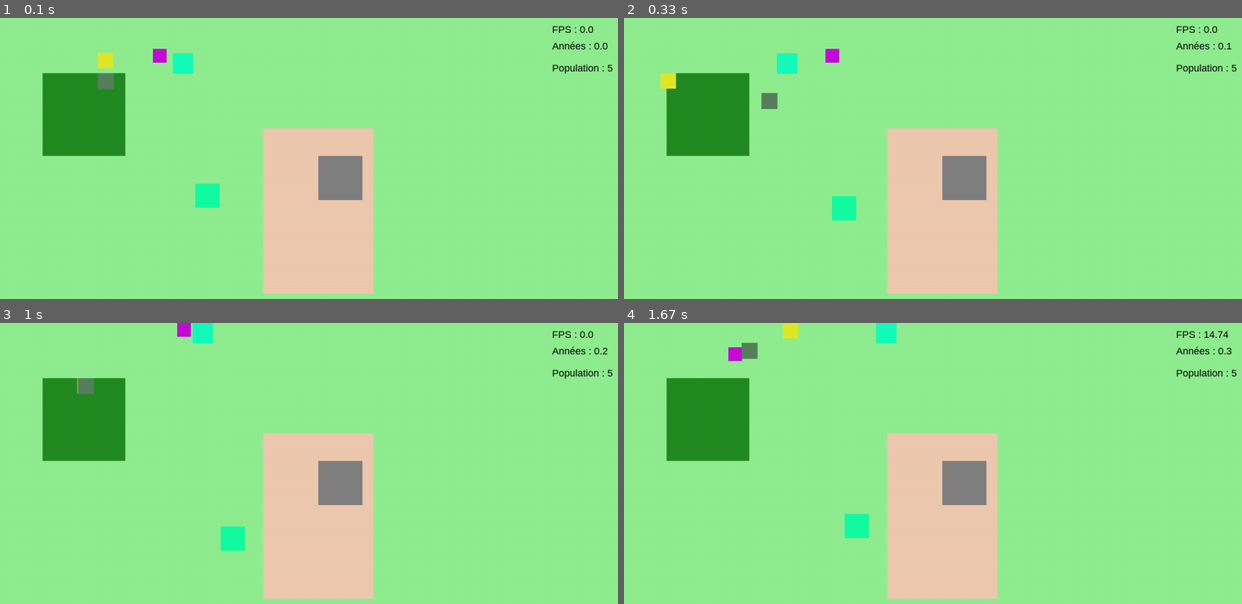
Above: before the commit, frames 1-4 (two rows, left to right).
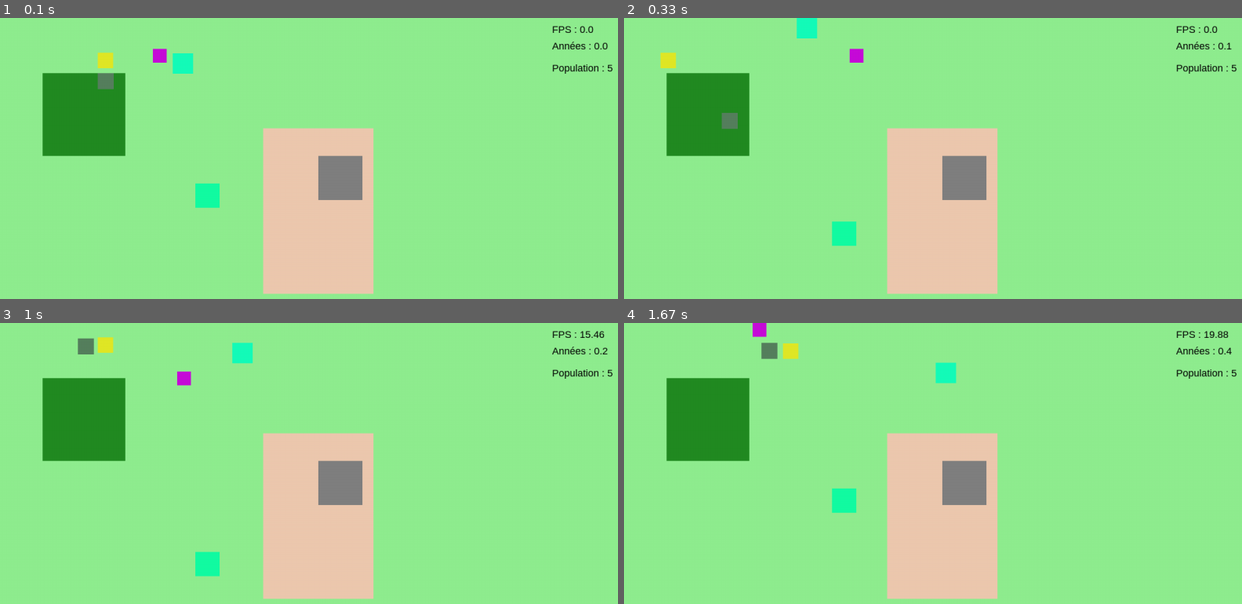
Above: after the commit, the same moments.

Repository: mea-me/ProjetS2-2026-CMI
Game: pygame game, started from src/prototypePy/main.py
Two runs of this game, one before a commit and one after it. Both use one fixed random seed, a clock stepped at 60 frames per second and the inputs below.
Inputs:
- Up to frame 1 (0.1 s): no input
- Up to frame 2 (0.33 s): no input
- Up to frame 3 (1 s): tap Enter at 0.33, 0.67 s
- Up to frame 4 (1.67 s): tap Enter at 1.57 s

Frame 1 is identical in both runs. In frame 2, 2.0% of the frame differs, in the area x 5-39%, y 0-82%; in frame 3, 2.0%; in frame 4, 2.1%, in the area x 16-99%, y 0-77%.

Commit message:
Merge prep
Co-authored-by: manon5555 <manon5555@users.noreply.github.com>
Co-authored-by: TOBLADZ <TOBLADZ@users.noreply.github.com>

Diff:
--- a/src/prototypePy/main.py
+++ b/src/prototypePy/main.py
@@ -107,6 +107,6 @@
 
         #time.sleep(0.2)
         pygame.display.flip()
-        clock.tick(15)
+        clock.tick(20)
 
 pygame.quit()
--- a/src/prototypePy/structures/livings.py
+++ b/src/prototypePy/structures/livings.py
@@ -138,7 +138,7 @@
 Population = Livings()
 
 class Espece() :
-    def __init__(self,id_espece,date_apparition):
+    def __init__(self, id_espece, date_apparition):
         self.id_espece = id_espece
         self.date_apparition = date_apparition
         self.dico_evolution_alleles = {}
